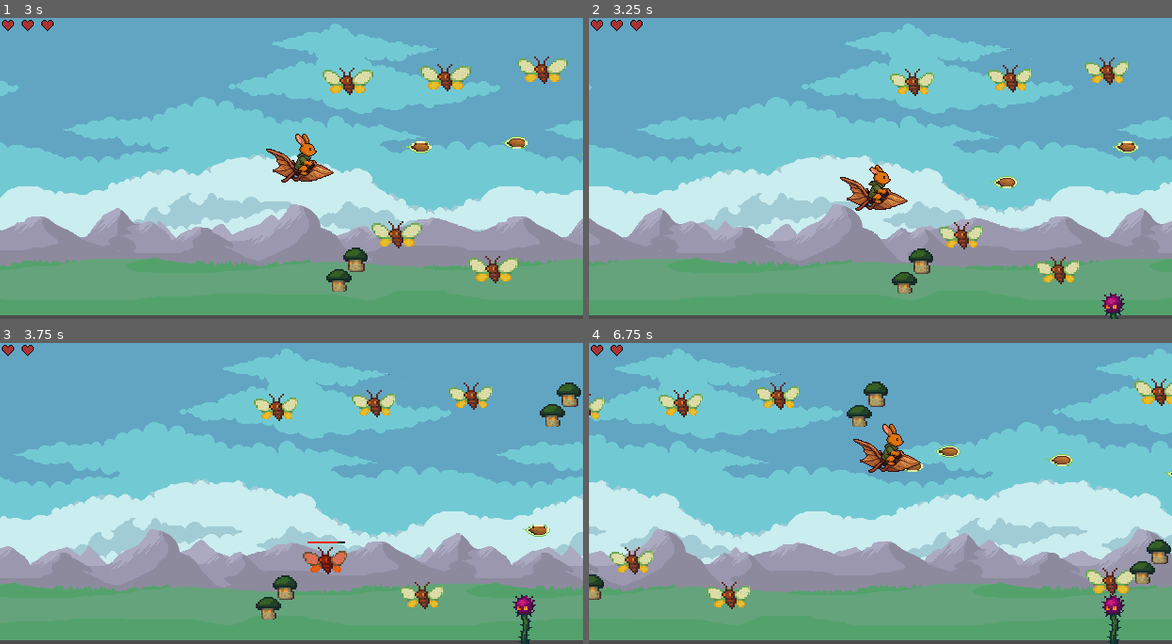
Above: before the commit, frames 1-4 (two rows, left to right).
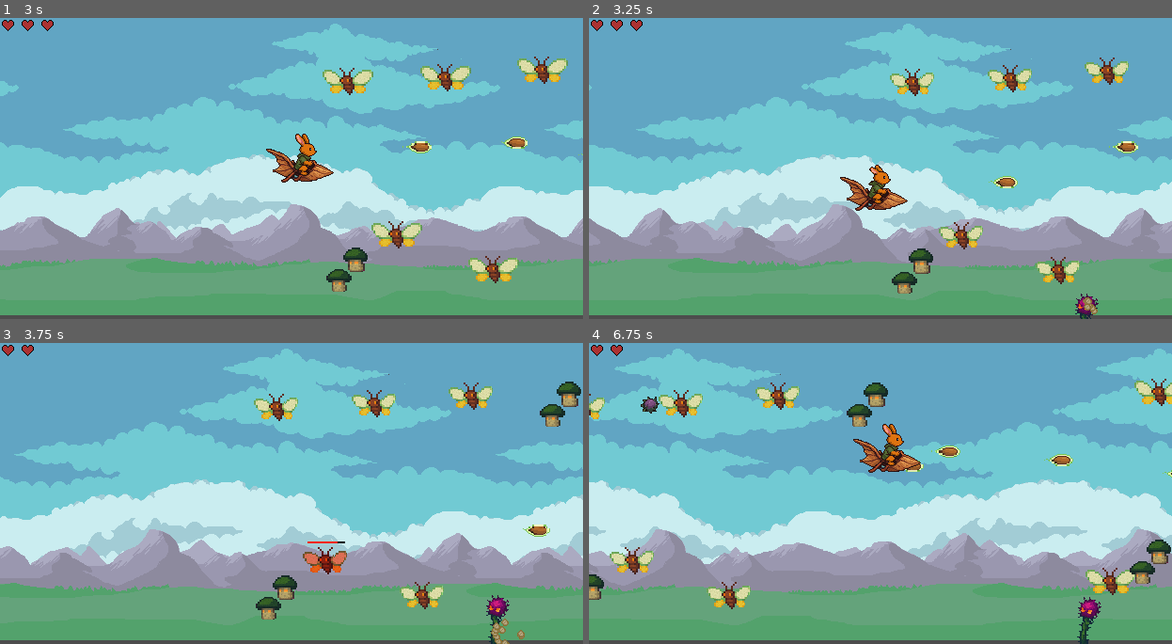
Above: after the commit, the same moments.

Repository: xrysen/skyburrower
Game: Godot game, scene res://test.tscn
The game is run twice, just before and just after one commit, with the same random seed, the same clock (stepped at 60 frames per second) and the same inputs.
Inputs (mouse positions are in pixels of both pictures, inside the frame that each line leads up to):
- Up to frame 1 (3 s): move the mouse to (419, 153) at 0.52 s; move the mouse to (174, 183) at 1.27 s; move the mouse to (349, 102) at 2.02 s; move the mouse to (262, 228) at 2.77 s
- Up to frame 2 (3.25 s): no input
- Up to frame 3 (3.75 s): move the mouse to (466, 538) at 3.52 s
- Up to frame 4 (6.75 s): move the mouse to (705, 448) at 4.27 s; move the mouse to (909, 493) at 5.02 s; move the mouse to (793, 418) at 5.77 s; move the mouse to (1008, 478) at 6.52 s

Frame 1 is identical in both runs. In frame 2, 0.4% of the frame differs, in the area x 83-92%, y 91-100%; in frame 3, 0.8%; in frame 4, 0.9%, in the area x 8-92%, y 12-100%.

Commit message:
Thistle Turrets now animate and shoot

Diff:
--- a/Enemies/Sporespinner/sporespinner.tscn
+++ b/Enemies/Sporespinner/sporespinner.tscn
@@ -56,7 +56,7 @@
 
 [node name="AnimatedSprite2D" type="AnimatedSprite2D" parent="."]
 sprite_frames = SubResource("SpriteFrames_5cskm")
-frame_progress = 0.645098
+frame_progress = 0.696687
 
 [node name="CollisionShape2D" type="CollisionShape2D" parent="."]
 position = Vector2(-0.500002, -1)
--- a/Enemies/Thistle Turret/ThistleTurret.tscn
+++ b/Enemies/Thistle Turret/ThistleTurret.tscn
@@ -1,14 +1,121 @@
-[gd_scene load_steps=3 format=3 uid="uid://bn1cm1mf8h5jf"]
+[gd_scene load_steps=16 format=3 uid="uid://bn1cm1mf8h5jf"]
 
 [ext_resource type="Script" uid="uid://bagxstgbr3w11" path="res://Enemies/Thistle Turret/thistle_turret.gd" id="1_kh00n"]
-[ext_resource type="Texture2D" uid="uid://b5to0lwjgmsj6" path="res://Enemies/Thistle Turret/thistle.png" id="1_rhbnb"]
+[ext_resource type="Texture2D" uid="uid://d3h8fyw4e4vmb" path="res://Enemies/Thistle Turret/thistle-sheet.png" id="2_hwp4f"]
+[ext_resource type="Texture2D" uid="uid://cpuox5mdd4r3d" path="res://Enemies/Thistle Turret/dust.png" id="3_hwp4f"]
+[ext_resource type="PackedScene" uid="uid://dh4y0le6mua55" path="res://Enemies/Thistle Turret/pod.tscn" id="3_ul058"]
+
+[sub_resource type="AtlasTexture" id="AtlasTexture_ul058"]
+atlas = ExtResource("2_hwp4f")
+region = Rect2(64, 0, 64, 64)
+
+[sub_resource type="AtlasTexture" id="AtlasTexture_ie08l"]
+atlas = ExtResource("2_hwp4f")
+region = Rect2(0, 0, 64, 64)
+
+[sub_resource type="AtlasTexture" id="AtlasTexture_jwa1g"]
+atlas = ExtResource("2_hwp4f")
+region = Rect2(64, 0, 64, 64)
+
+[sub_resource type="AtlasTexture" id="AtlasTexture_h72pf"]
+atlas = ExtResource("2_hwp4f")
+region = Rect2(128, 0, 64, 64)
+
+[sub_resource type="AtlasTexture" id="AtlasTexture_6u0cf"]
+atlas = ExtResource("2_hwp4f")
+region = Rect2(192, 0, 64, 64)
+
+[sub_resource type="AtlasTexture" id="AtlasTexture_iebt5"]
+atlas = ExtResource("2_hwp4f")
+region = Rect2(256, 0, 64, 64)
+
+[sub_resource type="AtlasTexture" id="AtlasTexture_x4mb4"]
+atlas = ExtResource("2_hwp4f")
+region = Rect2(320, 0, 64, 64)
+
+[sub_resource type="AtlasTexture" id="AtlasTexture_3yfa4"]
+atlas = ExtResource("2_hwp4f")
+region = Rect2(384, 0, 64, 64)
+
+[sub_resource type="AtlasTexture" id="AtlasTexture_wd6dj"]
+atlas = ExtResource("2_hwp4f")
+region = Rect2(448, 0, 64, 64)
+
+[sub_resource type="SpriteFrames" id="SpriteFrames_jnch1"]
+animations = [{
+"frames": [{
+"duration": 1.0,
+"texture": SubResource("AtlasTexture_ul058")
+}],
+"loop": true,
+"name": &"default",
+"speed": 5.0
+}, {
+"frames": [{
+"duration": 1.0,
+"texture": SubResource("AtlasTexture_ie08l")
+}, {
+"duration": 1.0,
+"texture": SubResource("AtlasTexture_jwa1g")
+}],
+"loop": true,
+"name": &"left",
+"speed": 5.0
+}, {
+"frames": [{
+"duration": 1.0,
+"texture": SubResource("AtlasTexture_h72pf")
+}, {
+"duration": 1.0,
+"texture": SubResource("AtlasTexture_6u0cf")
+}],
+"loop": true,
+"name": &"right",
+"speed": 5.0
+}, {
+"frames": [{
+"duration": 1.0,
+"texture": SubResource("AtlasTexture_iebt5")
+}, {
+"duration": 1.0,
+"texture": SubResource("AtlasTexture_x4mb4")
+}],
+"loop": true,
+"name": &"up_left",
+"speed": 5.0
+}, {
+"frames": [{
+"duration": 1.0,
+"texture": SubResource("AtlasTexture_3yfa4")
+}, {
+"duration": 1.0,
+"texture": SubResource("AtlasTexture_wd6dj")
+}],
+"loop": true,
+"name": &"up_right",
+"speed": 5.0
+}]
+
+[sub_resource type="ParticleProcessMaterial" id="ParticleProcessMaterial_kh00n"]
+lifetime_randomness = 0.2
+particle_flag_disable_z = true
+initial_velocity_max = 109.2
+gravity = Vector3(0, 300, 0)
 
 [node name="ThistleTurret" type="Node2D"]
 script = ExtResource("1_kh00n")
+pod_scene = ExtResource("3_ul058")
 
 [node name="VisualRoot" type="Node2D" parent="."]
 
-[node name="Sprite2D" type="Sprite2D" parent="VisualRoot"]
-texture = ExtResource("1_rhbnb")
-centered = false
-offset = Vector2(0, -32)
+[node name="AnimatedSprite2D" type="AnimatedSprite2D" parent="VisualRoot"]
+sprite_frames = SubResource("SpriteFrames_jnch1")
+animation = &"up_right"
+
+[node name="DustBurst" type="GPUParticles2D" parent="."]
+position = Vector2(0, 5)
+emitting = false
+amount = 30
+texture = ExtResource("3_hwp4f")
+one_shot = true
+process_material = SubResource("ParticleProcessMaterial_kh00n")
--- /dev/null
+++ b/Enemies/Thistle Turret/pod.gd
@@ -0,0 +1,29 @@
+extends Area2D
+
+@export var speed := 500.0
+var velocity: Vector2 = Vector2.ZERO
+var damage := 1
+
+
+func _ready():
+	connect("body_entered", Callable(self, "_on_body_entered"))
+
+func _process(delta):
+	position += velocity * delta
+
+	if position.x < -100 or position.y > get_viewport_rect().size.x + 100:
+		queue_free()
+
+func set_velocity(v: Vector2) -> void:
+	velocity = v.normalized() * speed
+
+var damage_cooldown = false
+func _on_body_entered(body: Node2D) -> void:
+	if damage_cooldown:
+		return
+	if body.is_in_group("player"):
+		queue_free()
+		body.take_damage(1)
+		damage_cooldown = true
+		await get_tree().create_timer(1.0).timeout
+		damage_cooldown = false
--- /dev/null
+++ b/Enemies/Thistle Turret/pod.tscn
@@ -0,0 +1,16 @@
+[gd_scene load_steps=4 format=3 uid="uid://dh4y0le6mua55"]
+
+[ext_resource type="Texture2D" uid="uid://ce1vk75tdiimu" path="res://Enemies/Thistle Turret/pod.png" id="1_0iafm"]
+[ext_resource type="Script" uid="uid://bqb8xdprq1bii" path="res://Enemies/Thistle Turret/pod.gd" id="1_bblwb"]
+
+[sub_resource type="CircleShape2D" id="CircleShape2D_bblwb"]
+
+[node name="Area2D" type="Area2D"]
+script = ExtResource("1_bblwb")
+speed = 300.0
+
+[node name="Sprite2D" type="Sprite2D" parent="."]
+texture = ExtResource("1_0iafm")
+
+[node name="CollisionShape2D" type="CollisionShape2D" parent="."]
+shape = SubResource("CircleShape2D_bblwb")
--- a/Enemies/Thistle Turret/thistle_turret.gd
+++ b/Enemies/Thistle Turret/thistle_turret.gd
@@ -2,17 +2,90 @@
 
 @onready var visual_root = $VisualRoot
 @export var spawn_delay: float = 3.0
+@onready var turret_sprite = $VisualRoot/AnimatedSprite2D
+@onready var dust = get_node("DustBurst")
+
+@export var player_path: NodePath
+@onready var player = get_node(player_path)
+
+# Pod
+@export var pod_scene: PackedScene
+@export var shoot_interval: float = 2.0
+@export var pod_speed: float = 400.0
+
+var current_direction := ""
+var shoot_timer := 0.0
 
 func _ready():
 	visual_root.position.y = 64  # Start underground
 	spawn_after_delay()
+	set_process(false)
 
 func spawn_after_delay():
 	await get_tree().create_timer(spawn_delay).timeout
 	grow_in()
+	start_tracking()
 
 func grow_in():
+	play_dust()
 	var tween = create_tween()
 	tween.tween_property(visual_root, "position:y", 0.0, 0.6) \
 		.set_trans(Tween.TRANS_SINE) \
 		.set_ease(Tween.EASE_OUT)
+
+
+func play_dust():
+	dust.restart()
+
+func start_tracking():
+	set_process(true)
+	shoot_timer = shoot_interval
+
+func _process(_delta):
+	update_facing_direction()
+	shoot_timer -=_delta
+	if shoot_timer <= 0.0:
+		shoot_timer = shoot_interval
+		shoot_pod()
+
+func update_facing_direction():
+	if not is_instance_valid(player):
+		return
+
+	var to_player = player.global_position - global_position
+	var x = to_player.x
+	var y = to_player.y
+
+	var new_direction = ''
+
+	if y < -20:
+		if x < -20:
+			new_direction = "up_left"
+		elif x > 20:
+			new_direction = "up_right"
+		else:
+			new_direction = "up_left"
+	else:
+		new_direction = "left" if x < 0 else "right"
+
+	if new_direction != current_direction:
+		current_direction = new_direction
+		turret_sprite.play(current_direction)
+
+func shoot_pod():
+	if not is_instance_valid(player):
+		return
+	if pod_scene == null:
+		print("No bullet scene")
+		return
+
+	var pod = pod_scene.instantiate()
+	get_parent().add_child(pod)
+
+	pod.global_position = global_position
+	var direction = (player.global_position - global_position).normalized()
+
+	if pod.has_method("set_velocity"):
+		pod.set_velocity(direction * pod_speed)
+	else:
+		pod.velocity = direction * pod_speed
--- a/test.tscn
+++ b/test.tscn
@@ -80,6 +80,8 @@
 [node name="ThistleTurret" parent="." instance=ExtResource("14_b0q6j")]
 position = Vector2(362, 295)
 spawn_delay = 10.0
+player_path = NodePath("../Meadow")
 
 [node name="ThistleTurret2" parent="." instance=ExtResource("14_b0q6j")]
 position = Vector2(526, 295)
+player_path = NodePath("../Meadow")
Binary file added: Enemies/Thistle Turret/dust.png
Not shown, added: Enemies/Thistle Turret/dust.png.import
Not shown, added: Enemies/Thistle Turret/pod.gd.uid
Binary file added: Enemies/Thistle Turret/pod.png
Not shown, added: Enemies/Thistle Turret/pod.png.import
Binary file added: Enemies/Thistle Turret/thistle-sheet.png
Not shown, added: Enemies/Thistle Turret/thistle-sheet.png.import
